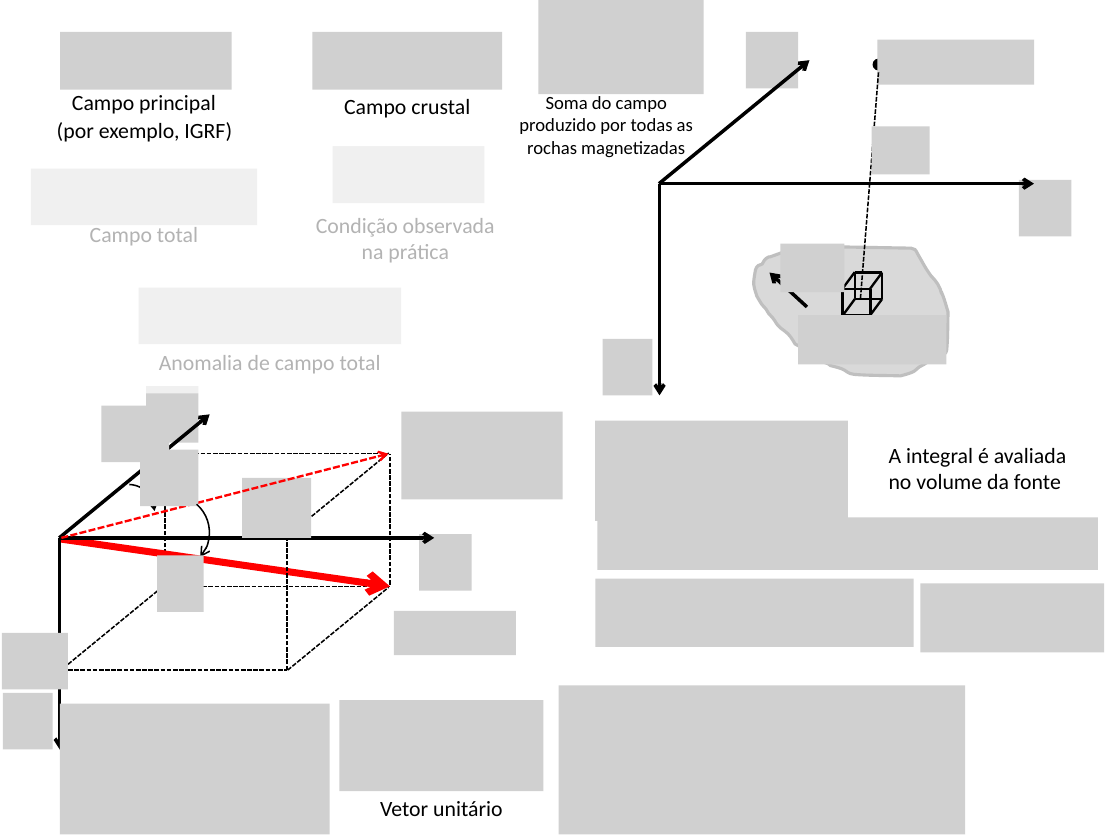
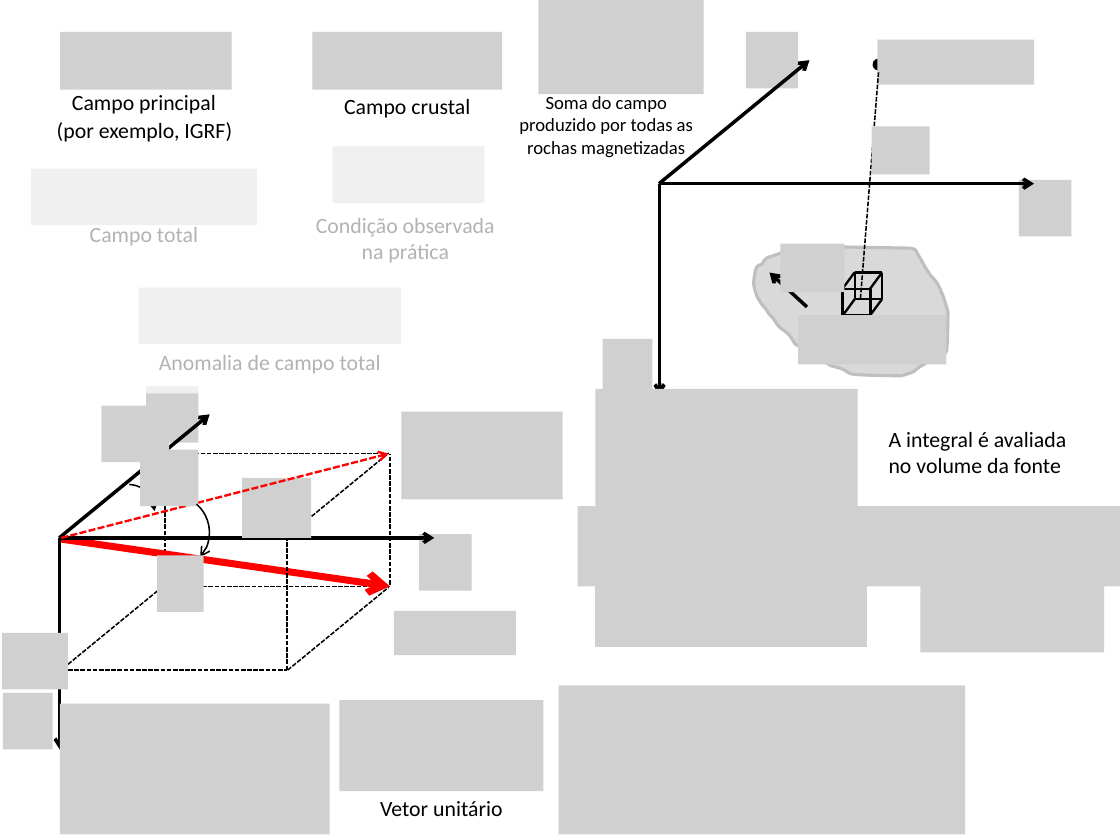
Before and after one commit to pinga-lab/CE-VII-SimBGf-2016, a slide deck: slide 14 of slides/4b_anomalia_campo_total.pptx. Drawn at 1120x840 pixels with LibreOffice and Linux fonts; fonts in the diff are those of the drawing; grey boxes stand for pictures. Boxes give left, top, right and bottom in pixels: in the first picture for what was removed or moved away, otherwise in the second. Text is boxed around its words. In the diff, an @@ line names an element or a change of style, - is before the commit and + after.

```diff
--- a/slides/4b_anomalia_campo_total.pptx
+++ b/slides/4b_anomalia_campo_total.pptx
@@ picture: place and size @@
-picture at [595, 420, 848, 521]
+picture at [595, 389, 857, 514]
@@ text "A integral é avaliada no ...": place and size @@
-text "A integral é avaliada no ..." at [889, 448, 1066, 489]
+text "A integral é avaliada no ..." at [889, 432, 1066, 473]
@@ picture: place and size @@
-picture at [597, 517, 1098, 570]
+picture at [578, 506, 1120, 587]
@@ picture: place and size @@
-picture at [595, 579, 913, 647]
+picture at [595, 579, 867, 647]
```
Also in this commit, not shown: 5 other slides changed, 1 slide added, 5 other files.
